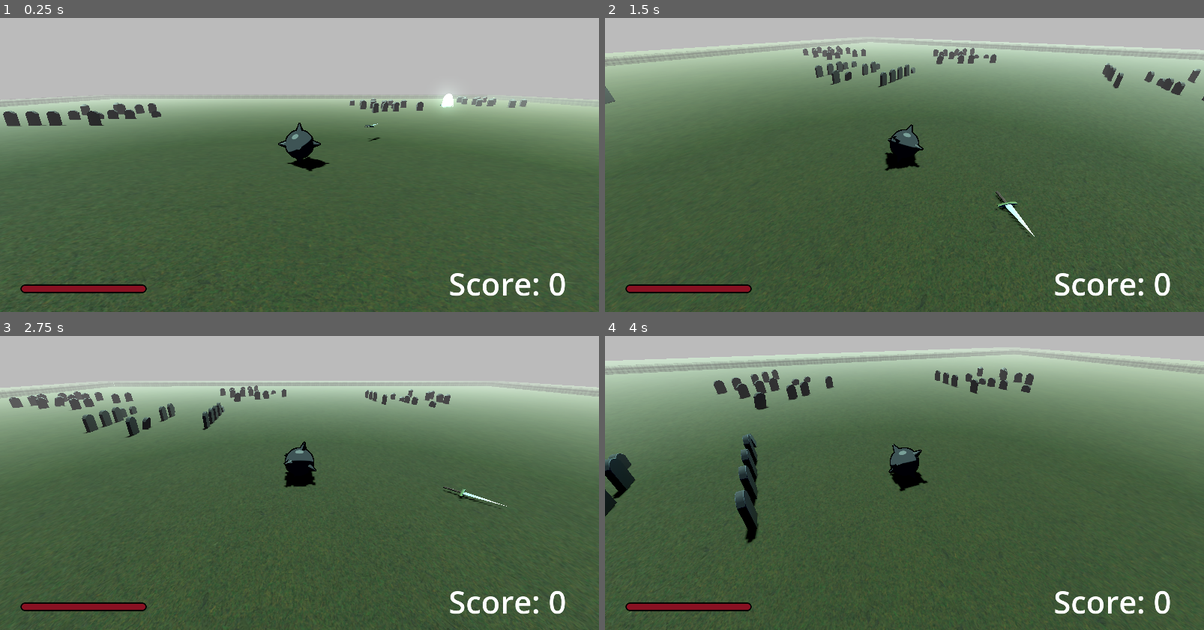
Above: before the commit, frames 1-4 (two rows, left to right).
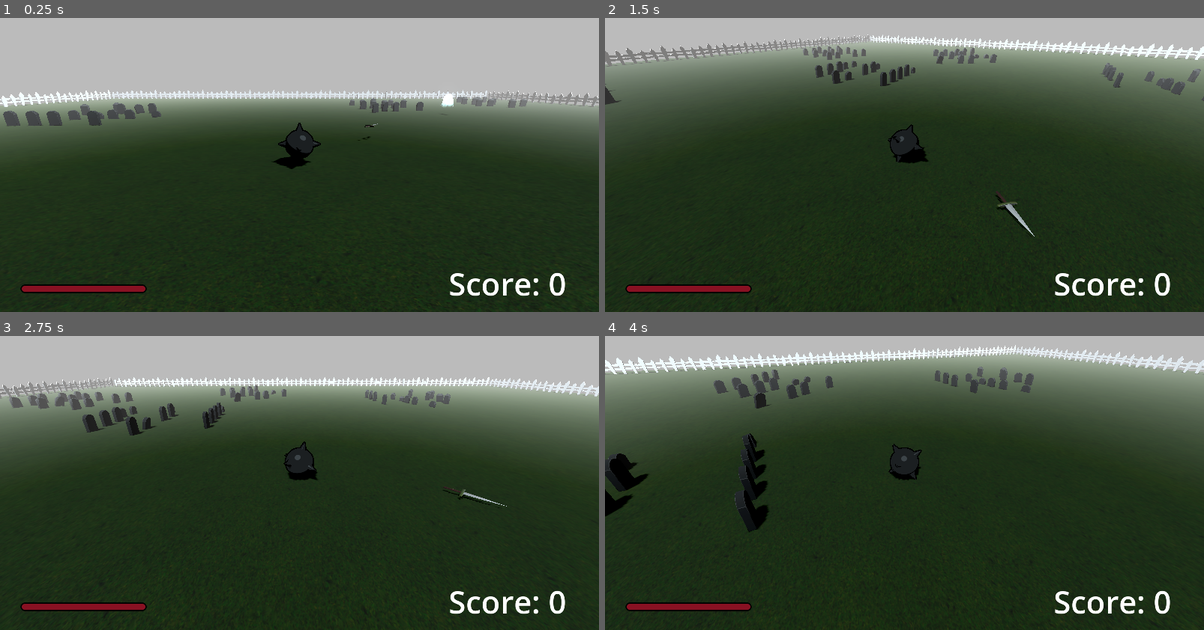
Above: after the commit, the same moments.

Repository: erikringwalters/pirate-jam-16-prototype
Game: Godot game, scene res://scenes/main.tscn
Two runs of this game, one before a commit and one after it. Both use one fixed random seed, a clock stepped at 60 frames per second and the inputs below.
Inputs (mouse positions are in pixels of both pictures, inside the frame that each line leads up to):
- Up to frame 1 (0.25 s): no input
- Up to frame 2 (1.5 s): tap Enter (restart) at 0.5, 1.25 s; move the mouse to (1036, 126) at 0.52 s; press the mouse at (1036, 126) at 0.53 s; hold D (move_right) 0.53-1.28 s; move the mouse to (874, 144) at 1.27 s; release the mouse at (874, 144) at 1.28 s; hold W (move_up) from 1.28 s (still down); click (874, 144) at 1.35 s
- Up to frame 3 (2.75 s): keep holding W (move_up); tap Enter (restart) at 2 s; move the mouse to (311, 456) at 2.02 s; press the mouse at (311, 456) at 2.03 s
- Up to frame 4 (4 s): keep holding W (move_up); tap Enter (restart) at 2.75, 3.5 s; move the mouse to (898, 468) at 2.77 s; release the mouse at (898, 468) at 2.78 s; click (898, 468) at 2.85 s; move the mouse to (946, 465) at 3.52 s; press the mouse at (946, 465) at 3.53 s

The runs differ from the first frame. In frame 1, 71% of the frame differs, in the area x 0-100%, y 24-100%; in frame 2, 88%; in frame 3, 81%; in frame 4, 90%, in the area x 0-100%, y 3-100%.

Commit message:
fences + lighting

Diff:
--- a/scenes/enemy/enemy.tscn
+++ b/scenes/enemy/enemy.tscn
@@ -27,7 +27,7 @@
 [node name="Enemy" type="RigidBody3D"]
 axis_lock_angular_x = true
 axis_lock_angular_z = true
-mass = 0.01
+mass = 0.001
 physics_material_override = ExtResource("1_tjssy")
 script = ExtResource("1_4a83h")
 
--- a/scenes/level/level.tscn
+++ b/scenes/level/level.tscn
@@ -11,21 +11,16 @@
 [ext_resource type="Texture2D" uid="uid://djdkut54stvqp" path="res://assets/Grass001_1K-JPG_Color.jpg" id="9_tf2q7"]
 [ext_resource type="Texture2D" uid="uid://dm8ynytv0nlf0" path="res://assets/Grass001_1K-JPG_AmbientOcclusion.jpg" id="10_b7m21"]
 [ext_resource type="Texture2D" uid="uid://cwh1ea7c3ee1b" path="res://assets/Grass001_1K-JPG_NormalGL.jpg" id="10_pe1ox"]
-[ext_resource type="Texture2D" uid="uid://dtrqkdcoovdim" path="res://assets/fence.png" id="11_pe1ox"]
+[ext_resource type="PackedScene" uid="uid://5kecjmlmmahs" path="res://assets/environment/fence.glb" id="13_b7m21"]
 [ext_resource type="PackedScene" uid="uid://c3r34lobnlnxv" path="res://assets/TombStone.fbx" id="14_vrc4q"]
 
-[sub_resource type="ProceduralSkyMaterial" id="ProceduralSkyMaterial_b7m21"]
-
-[sub_resource type="Sky" id="Sky_pm6rs"]
-sky_material = SubResource("ProceduralSkyMaterial_b7m21")
-
 [sub_resource type="Environment" id="Environment_h2yge"]
-background_mode = 2
+background_mode = 1
 background_color = Color(1, 1, 1, 1)
 background_energy_multiplier = 0.0
-sky = SubResource("Sky_pm6rs")
 ambient_light_source = 2
-ambient_light_color = Color(0, 0.216576, 0.466073, 1)
+ambient_light_color = Color(0.546974, 0.53254, 0.511588, 1)
+ambient_light_energy = 0.25
 glow_enabled = true
 fog_enabled = true
 fog_mode = 1
@@ -34,7 +29,7 @@
 fog_density = 1.0
 
 [sub_resource type="StandardMaterial3D" id="StandardMaterial3D_pe1ox"]
-albedo_color = Color(0.590514, 0.369382, 0, 1)
+albedo_color = Color(0.666315, 0.578244, 0.421775, 1)
 albedo_texture = ExtResource("9_tf2q7")
 roughness_texture_channel = 4
 normal_enabled = true
@@ -45,18 +40,7 @@
 
 [sub_resource type="BoxMesh" id="BoxMesh_pe1ox"]
 material = SubResource("StandardMaterial3D_pe1ox")
-size = Vector3(120, 1, 120)
-
-[sub_resource type="StandardMaterial3D" id="StandardMaterial3D_pm6rs"]
-transparency = 1
-albedo_color = Color(0, 0, 0, 1)
-albedo_texture = ExtResource("11_pe1ox")
-albedo_texture_force_srgb = true
-uv1_scale = Vector3(40, 1, 1)
-
-[sub_resource type="QuadMesh" id="QuadMesh_vrc4q"]
-material = SubResource("StandardMaterial3D_pm6rs")
-size = Vector2(80, 1)
+size = Vector3(85, 1, 85)
 
 [node name="Level" type="Node3D"]
 script = ExtResource("1_m0bv2")
@@ -77,6 +61,7 @@
 
 [node name="FloorBoundary" parent="." instance=ExtResource("7_pe1ox")]
 transform = Transform3D(1, 0, 0, 0, 1, 0, 0, 0, 1, 0, -5, 0)
+visible = false
 
 [node name="FloorBoundary2" parent="." instance=ExtResource("7_pe1ox")]
 transform = Transform3D(1, 0, 0, 0, 1, 0, 0, 0, 1, 0, 85, 0)
@@ -99,9 +84,8 @@
 visible = false
 
 [node name="DirectionalLight3D" type="DirectionalLight3D" parent="."]
-transform = Transform3D(0, 0.866025, 0.5, 3.55271e-15, -0.5, 0.866025, 1, 1.77636e-15, -3.07674e-15, 0, 30, 0)
-light_color = Color(0.468145, 0.617551, 0.543008, 1)
-light_energy = 13.54
+transform = Transform3D(0.5, -0.75, -0.433013, 3.55271e-15, -0.5, 0.866025, -0.866025, -0.433013, -0.25, 0, 30, 0)
+light_color = Color(0.778142, 0.857131, 0.910036, 1)
 shadow_enabled = true
 
 [node name="Dagger_PickupItem3" parent="." instance=ExtResource("9_0fkkc")]
@@ -117,26 +101,10 @@
 wait_time = 5.0
 one_shot = true
 
-[node name="MeshInstance3D" type="MeshInstance3D" parent="."]
+[node name="FloorMesh" type="MeshInstance3D" parent="."]
 transform = Transform3D(1, 0, 0, 0, 1, 0, 0, 0, 1, 0, -0.493307, 0)
 mesh = SubResource("BoxMesh_pe1ox")
 
-[node name="MeshInstance3D5" type="MeshInstance3D" parent="."]
-transform = Transform3D(-4.37114e-08, 0, 1, 0, 1, 0, -1, 0, -4.37114e-08, -40.0032, 0.486669, 0.0492886)
-mesh = SubResource("QuadMesh_vrc4q")
-
-[node name="MeshInstance3D8" type="MeshInstance3D" parent="."]
-transform = Transform3D(1.31134e-07, 0, -1, 0, 1, 0, 1, 0, 1.31134e-07, 40.003, 0.487, 0.049)
-mesh = SubResource("QuadMesh_vrc4q")
-
-[node name="MeshInstance3D6" type="MeshInstance3D" parent="."]
-transform = Transform3D(-1, 0, 8.74228e-08, 0, 1, 0, -8.74228e-08, 0, -1, 0, 0.487, 40.046)
-mesh = SubResource("QuadMesh_vrc4q")
-
-[node name="MeshInstance3D7" type="MeshInstance3D" parent="."]
-transform = Transform3D(1, 0, -1.74846e-07, 0, 1, 0, 1.74846e-07, 0, 1, 0, 0.487, -40.046)
-mesh = SubResource("QuadMesh_vrc4q")
-
 [node name="TombStone" parent="." instance=ExtResource("14_vrc4q")]
 transform = Transform3D(0.999034, 0, 0.0439507, 0, 1, 0, -0.0439507, 0, 0.999034, 14.8892, 0.37575, 8.11857)
 
@@ -518,5 +486,112 @@
 [node name="TombStone15" parent="TombStone9" instance=ExtResource("14_vrc4q")]
 transform = Transform3D(1, 0, 0, 0, 1, 0, 0, 0, 1, 5.6777, 0, 7.02199)
 
+[node name="fences1" type="Node3D" parent="."]
+
+[node name="fence" parent="fences1" instance=ExtResource("13_b7m21")]
+transform = Transform3D(-4.37114e-08, 0, -1, 0, 1, 0, 1, 0, -4.37114e-08, 5, 0.8, 40)
+
+[node name="fence6" parent="fences1" instance=ExtResource("13_b7m21")]
+transform = Transform3D(-4.37114e-08, 0, -1, 0, 1, 0, 1, 0, -4.37114e-08, 15, 0.8, 40)
+
+[node name="fence7" parent="fences1" instance=ExtResource("13_b7m21")]
+transform = Transform3D(-4.37114e-08, 0, -1, 0, 1, 0, 1, 0, -4.37114e-08, 25, 0.8, 40)
+
+[node name="fence8" parent="fences1" instance=ExtResource("13_b7m21")]
+transform = Transform3D(-4.37114e-08, 0, -1, 0, 1, 0, 1, 0, -4.37114e-08, 35, 0.8, 40)
+
+[node name="fence2" parent="fences1" instance=ExtResource("13_b7m21")]
+transform = Transform3D(-4.37114e-08, 0, -1, 0, 1, 0, 1, 0, -4.37114e-08, -5, 0.8, 40)
+
+[node name="fence3" parent="fences1" instance=ExtResource("13_b7m21")]
+transform = Transform3D(-4.37114e-08, 0, -1, 0, 1, 0, 1, 0, -4.37114e-08, -15, 0.8, 40)
+
+[node name="fence4" parent="fences1" instance=ExtResource("13_b7m21")]
+transform = Transform3D(-4.37114e-08, 0, -1, 0, 1, 0, 1, 0, -4.37114e-08, -25, 0.8, 40)
+
+[node name="fence5" parent="fences1" instance=ExtResource("13_b7m21")]
+transform = Transform3D(-4.37114e-08, 0, -1, 0, 1, 0, 1, 0, -4.37114e-08, -35, 0.8, 40)
+
+[node name="fences2" type="Node3D" parent="."]
+transform = Transform3D(-4.37114e-08, 0, -1, 0, 1, 0, 1, 0, -4.37114e-08, 0, 0, 0)
+
+[node name="fence" parent="fences2" instance=ExtResource("13_b7m21")]
+transform = Transform3D(-4.37114e-08, 0, -1, 0, 1, 0, 1, 0, -4.37114e-08, 5, 0.8, 40)
+
+[node name="fence6" parent="fences2" instance=ExtResource("13_b7m21")]
+transform = Transform3D(-4.37114e-08, 0, -1, 0, 1, 0, 1, 0, -4.37114e-08, 15, 0.8, 40)
+
+[node name="fence7" parent="fences2" instance=ExtResource("13_b7m21")]
+transform = Transform3D(-4.37114e-08, 0, -1, 0, 1, 0, 1, 0, -4.37114e-08, 25, 0.8, 40)
+
+[node name="fence8" parent="fences2" instance=ExtResource("13_b7m21")]
+transform = Transform3D(-4.37114e-08, 0, -1, 0, 1, 0, 1, 0, -4.37114e-08, 35, 0.8, 40)
+
+[node name="fence2" parent="fences2" instance=ExtResource("13_b7m21")]
+transform = Transform3D(-4.37114e-08, 0, -1, 0, 1, 0, 1, 0, -4.37114e-08, -5, 0.8, 40)
+
+[node name="fence3" parent="fences2" instance=ExtResource("13_b7m21")]
+transform = Transform3D(-4.37114e-08, 0, -1, 0, 1, 0, 1, 0, -4.37114e-08, -15, 0.8, 40)
+
+[node name="fence4" parent="fences2" instance=ExtResource("13_b7m21")]
+transform = Transform3D(-4.37114e-08, 0, -1, 0, 1, 0, 1, 0, -4.37114e-08, -25, 0.8, 40)
+
+[node name="fence5" parent="fences2" instance=ExtResource("13_b7m21")]
+transform = Transform3D(-4.37114e-08, 0, -1, 0, 1, 0, 1, 0, -4.37114e-08, -35, 0.8, 40)
+
+[node name="fences3" type="Node3D" parent="."]
+transform = Transform3D(-1, 0, 8.74228e-08, 0, 1, 0, -8.74228e-08, 0, -1, 0, 0, 0)
+
+[node name="fence" parent="fences3" instance=ExtResource("13_b7m21")]
+transform = Transform3D(-4.37114e-08, 0, -1, 0, 1, 0, 1, 0, -4.37114e-08, 5, 0.8, 40)
+
+[node name="fence6" parent="fences3" instance=ExtResource("13_b7m21")]
+transform = Transform3D(-4.37114e-08, 0, -1, 0, 1, 0, 1, 0, -4.37114e-08, 15, 0.8, 40)
+
+[node name="fence7" parent="fences3" instance=ExtResource("13_b7m21")]
+transform = Transform3D(-4.37114e-08, 0, -1, 0, 1, 0, 1, 0, -4.37114e-08, 25, 0.8, 40)
+
+[node name="fence8" parent="fences3" instance=ExtResource("13_b7m21")]
+transform = Transform3D(-4.37114e-08, 0, -1, 0, 1, 0, 1, 0, -4.37114e-08, 35, 0.8, 40)
+
+[node name="fence2" parent="fences3" instance=ExtResource("13_b7m21")]
+transform = Transform3D(-4.37114e-08, 0, -1, 0, 1, 0, 1, 0, -4.37114e-08, -5, 0.8, 40)
+
+[node name="fence3" parent="fences3" instance=ExtResource("13_b7m21")]
+transform = Transform3D(-4.37114e-08, 0, -1, 0, 1, 0, 1, 0, -4.37114e-08, -15, 0.8, 40)
+
+[node name="fence4" parent="fences3" instance=ExtResource("13_b7m21")]
+transform = Transform3D(-4.37114e-08, 0, -1, 0, 1, 0, 1, 0, -4.37114e-08, -25, 0.8, 40)
+
+[node name="fence5" parent="fences3" instance=ExtResource("13_b7m21")]
+transform = Transform3D(-4.37114e-08, 0, -1, 0, 1, 0, 1, 0, -4.37114e-08, -35, 0.8, 40)
+
+[node name="fences4" type="Node3D" parent="."]
+transform = Transform3D(1.31134e-07, 0, 1, 0, 1, 0, -1, 0, 1.31134e-07, 0, 0, 0)
+
+[node name="fence" parent="fences4" instance=ExtResource("13_b7m21")]
+transform = Transform3D(-4.37114e-08, 0, -1, 0, 1, 0, 1, 0, -4.37114e-08, 5, 0.8, 40)
+
+[node name="fence6" parent="fences4" instance=ExtResource("13_b7m21")]
+transform = Transform3D(-4.37114e-08, 0, -1, 0, 1, 0, 1, 0, -4.37114e-08, 15, 0.8, 40)
+
+[node name="fence7" parent="fences4" instance=ExtResource("13_b7m21")]
+transform = Transform3D(-4.37114e-08, 0, -1, 0, 1, 0, 1, 0, -4.37114e-08, 25, 0.8, 40)
+
+[node name="fence8" parent="fences4" instance=ExtResource("13_b7m21")]
+transform = Transform3D(-4.37114e-08, 0, -1, 0, 1, 0, 1, 0, -4.37114e-08, 35, 0.8, 40)
+
+[node name="fence2" parent="fences4" instance=ExtResource("13_b7m21")]
+transform = Transform3D(-4.37114e-08, 0, -1, 0, 1, 0, 1, 0, -4.37114e-08, -5, 0.8, 40)
+
+[node name="fence3" parent="fences4" instance=ExtResource("13_b7m21")]
+transform = Transform3D(-4.37114e-08, 0, -1, 0, 1, 0, 1, 0, -4.37114e-08, -15, 0.8, 40)
+
+[node name="fence4" parent="fences4" instance=ExtResource("13_b7m21")]
+transform = Transform3D(-4.37114e-08, 0, -1, 0, 1, 0, 1, 0, -4.37114e-08, -25, 0.8, 40)
+
+[node name="fence5" parent="fences4" instance=ExtResource("13_b7m21")]
+transform = Transform3D(-4.37114e-08, 0, -1, 0, 1, 0, 1, 0, -4.37114e-08, -35, 0.8, 40)
+
 [connection signal="timeout" from="EnemyCountTimer" to="." method="_on_enemy_count_timer_timeout"]
 [connection signal="timeout" from="WaveTimer" to="." method="_on_wave_timer_timeout"]
--- a/scenes/player/player.tscn
+++ b/scenes/player/player.tscn
@@ -24,7 +24,6 @@
 [node name="Player" type="RigidBody3D"]
 collision_layer = 65
 collision_mask = 65
-mass = 10.0
 physics_material_override = ExtResource("1_qhqgy")
 center_of_mass_mode = 1
 script = ExtResource("1_g2els")
Binary file added: assets/environment/fence.glb
Not shown, added: assets/environment/fence.glb.import
Not shown: 1 places in scenes/level/level.tscn that only renumber resources
